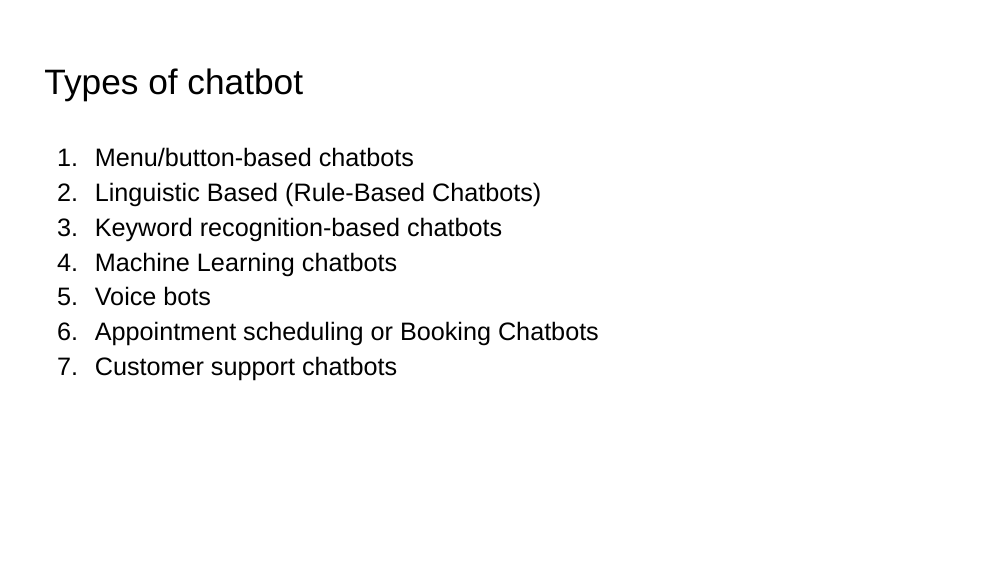
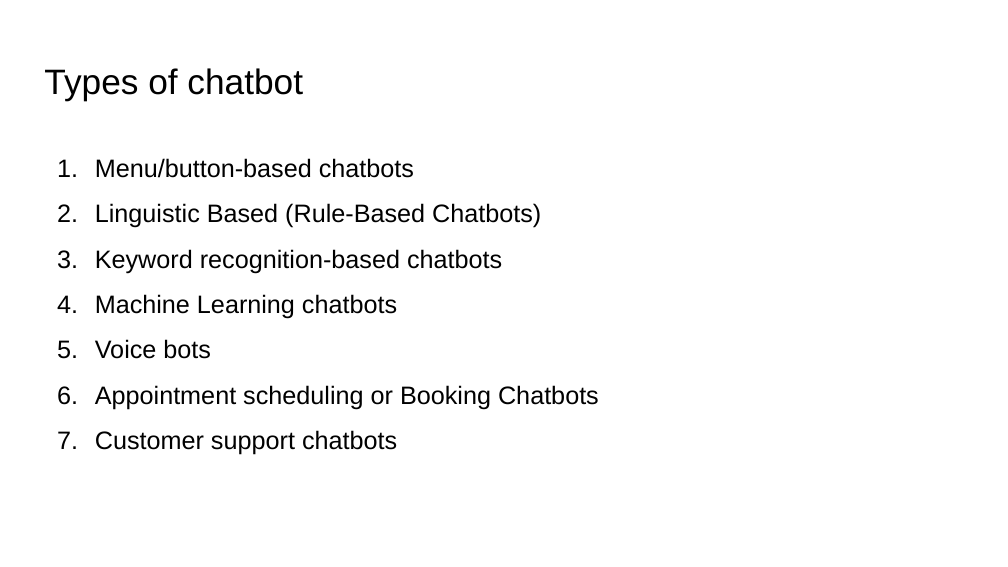
Before and after one commit to saurabhjojare/Chatbot-Response-System, a slide deck: slide 3 of Chatbot Response System.pptx. Drawn at 1008x567 pixels with LibreOffice and Linux fonts; fonts in the diff are those of the drawing. Boxes give left, top, right and bottom in pixels: in the first picture for what was removed or moved away, otherwise in the second. Text is boxed around its words. In the diff, an @@ line names an element or a change of style, - is before the commit and + after.

```diff
--- a/Chatbot Response System.pptx
+++ b/Chatbot Response System.pptx
@@ text "Menu/button-based chatbots" at box(95, 158, 599, 455): line spacing 1.15 to 1.5 @@
```
